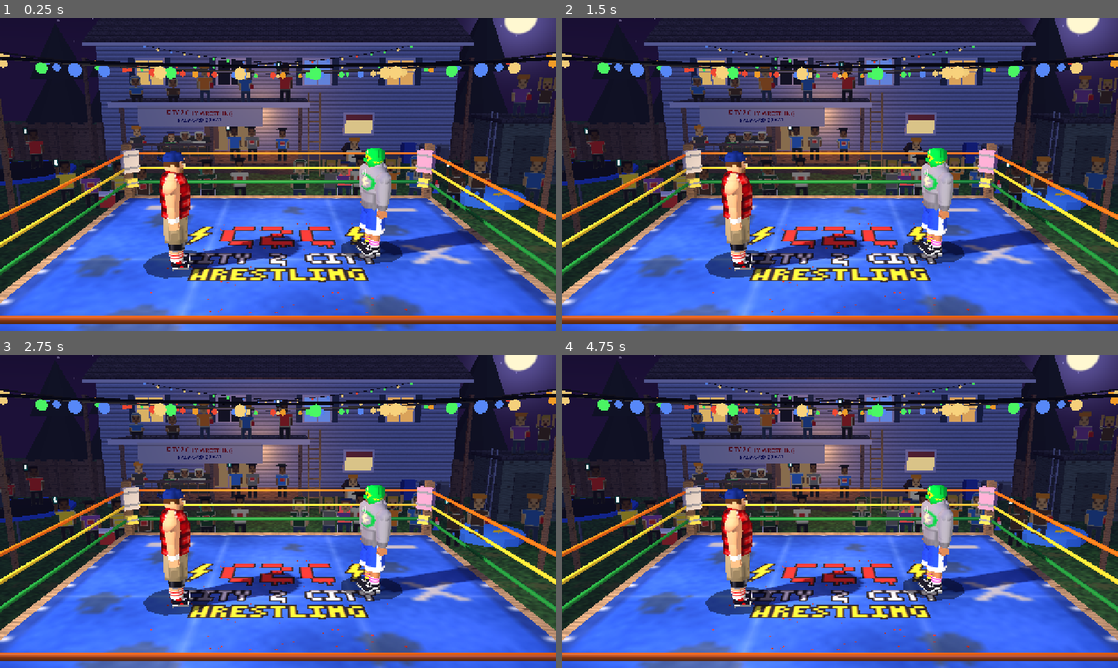
Above: before the commit, frames 1-4 (two rows, left to right).
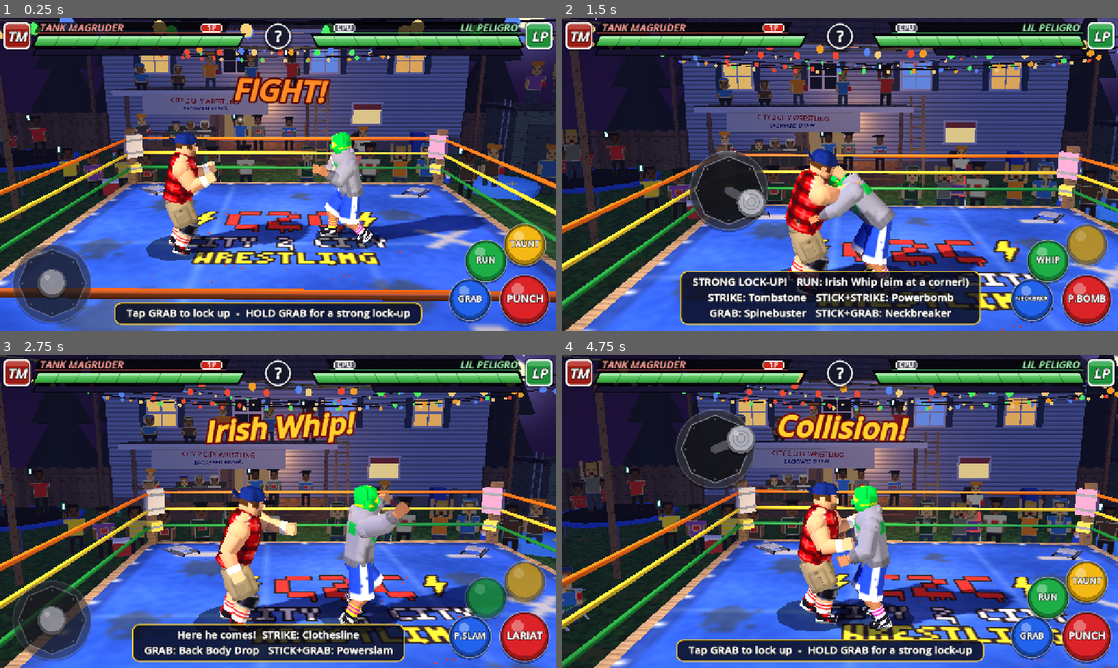
Above: after the commit, the same moments.

Repository: mygoodvibes24/turnbuckle-thunder
Game: Godot game, scene res://main.tscn
Same seed, same stepped clock (60 frames per second), same inputs: the game is played once before the commit and once after it.
Inputs (mouse positions are in pixels of both pictures, inside the frame that each line leads up to):
- Up to frame 1 (0.25 s): no input
- Up to frame 2 (1.5 s): tap Enter at 0.5 s; move the mouse to (962, 158) at 0.52 s; hold D (move_right) 0.53-1.25 s; hold K (grapple) 0.53-1.25 s; click (962, 158) at 0.67 s; drag from (728, 190) to (812, 237) at 1.27 s
- Up to frame 3 (2.75 s): move the mouse to (333, 442) at 2.02 s; hold D (move_right) from 2.03 s (still down); tap L (run) at 2.1 s
- Up to frame 4 (4.75 s): release D (move_right) at 2.75 s; drag from (812, 574) to (673, 464) at 2.77 s; move the mouse to (1006, 558) at 3.52 s; hold A (move_left) 3.53-4.25 s; tap Z at 3.6 s; drag from (673, 464) to (756, 433) at 4.27 s

The runs differ from the first frame. In frame 1, 72% of the frame differs, in the area x 0-100%, y 0-100%; in frame 2, 76%; in frame 3, 74%; in frame 4, 78%.
Error before the commit: Parse Error: Invalid operand of type "Basis" for unary operator "unary-". (res://scripts/weapons.gd:190)

Commit message:
Fix weapons.gd parse error (negated Basis) and gh-pages deploy checkout
First real engine run (CI smoke test) found it: unary minus on a Basis is
not allowed; negate the transformed vector instead.

Co-Authored-By: Claude Opus 5.5 <noreply@anthropic.com>
Claude-Session: https://claude.ai/code/session_01RUyHYSJkGGGZ1s8BonUfiU

Diff:
--- a/scripts/weapons.gd
+++ b/scripts/weapons.gd
@@ -187,7 +187,7 @@
 	it.yaw = atan2(d.x, d.z) if Vector2(d.x, d.z).length() > 0.01 else randf() * TAU
 	last_flight_time = it.fly_time
 	# Spin around the middle of the item while flying.
-	_set_model(it, _floor_basis(it), -_floor_basis(it) * Vector3(0.0, it.center_y, 0.0))
+	_set_model(it, _floor_basis(it), -(_floor_basis(it) * Vector3(0.0, it.center_y, 0.0)))
 	it.transform = Transform3D(Basis(Vector3.UP, it.yaw), from)
 
 
@@ -325,7 +325,7 @@
 	it.transform = Transform3D(Basis(Vector3.UP, yaw), _clamp_floor(local_pos, ITEM_CLAMP))
 	var fb := _floor_basis(it)
 	if it.lies_flat:
-		_set_model(it, fb, -fb * Vector3(0.0, it.center_y, 0.0) + Vector3(0.0, it.half_thick, 0.0))
+		_set_model(it, fb, -(fb * Vector3(0.0, it.center_y, 0.0)) + Vector3(0.0, it.half_thick, 0.0))
 	else:
 		_set_model(it, fb, Vector3.ZERO)
 
